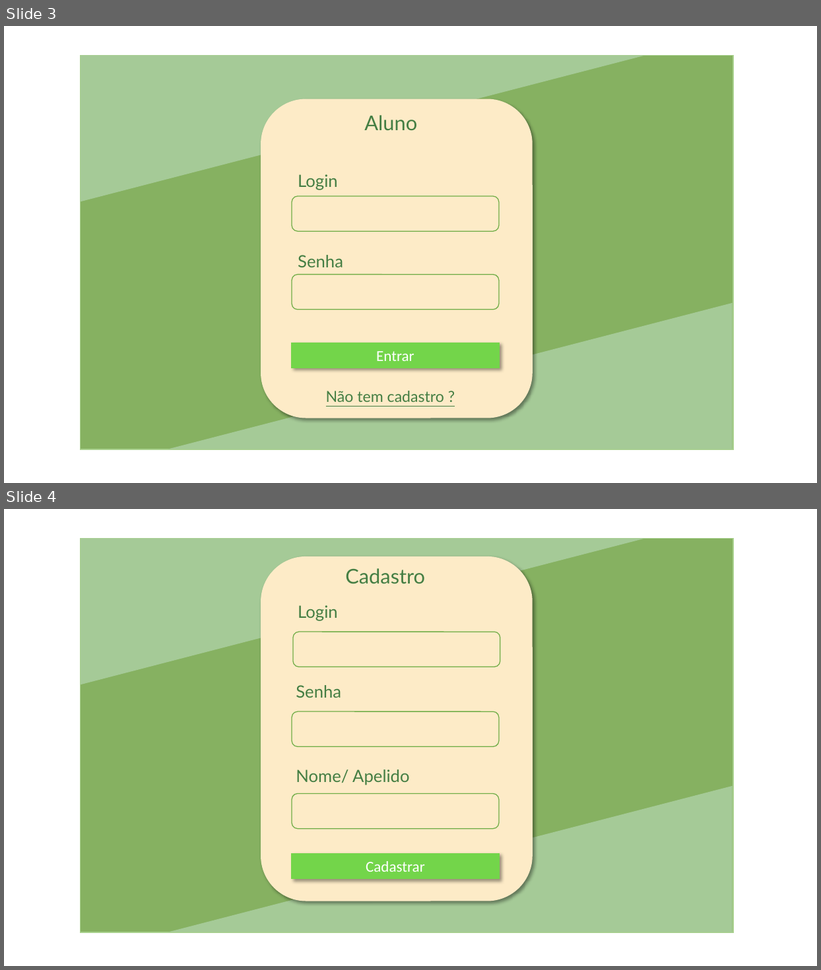
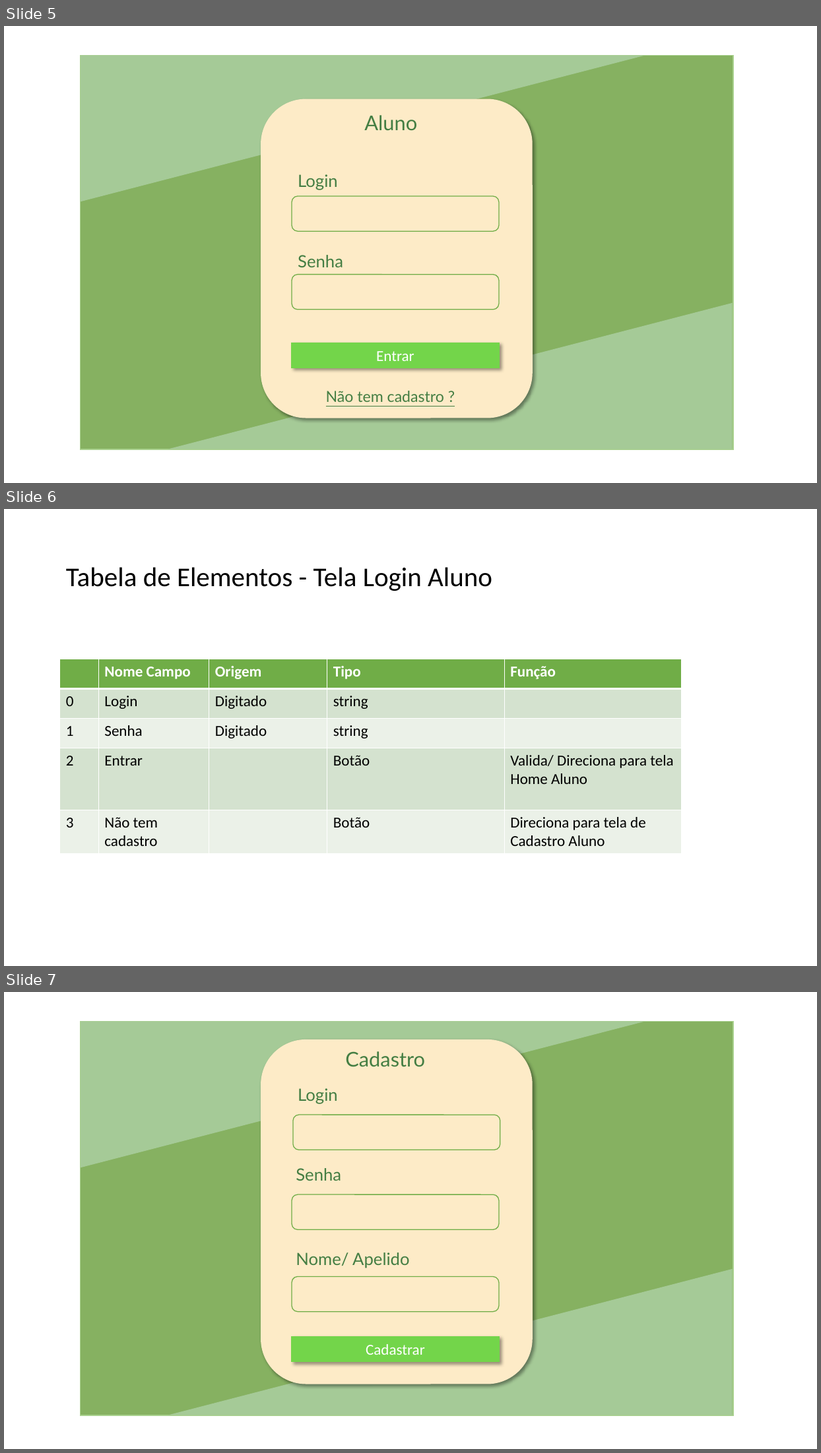
Before and after one commit to NathanReis/FTT-Recicla, a slide deck: DocumentacaoProjeto/Protótipo_Visual.pptx. Shown one above the other, each under a label of ours: slides 3 and 4 before the commit, slides 5, 6 and 7 after it. The pictures are 821x970 and 821x1453 pixels, drawn with LibreOffice and Linux fonts; fonts in the diff are those of the drawing. Boxes give left, top, right and bottom in pixels: in the first picture for what was removed or moved away, otherwise in the second. Text is boxed around its words. In the diff, an @@ line names an element or a change of style, - is before the commit and + after.

Commit message:
Adicionando a tela de acesso a tela do aluno e criando as tabela de elementos das telas

```diff
--- a/DocumentacaoProjeto/Protótipo_Visual.pptx
+++ b/DocumentacaoProjeto/Protótipo_Visual.pptx
@@ slide 6 added at box(4, 509, 817, 966), background #FFFFFF @@
@@ title added at box(66, 567, 492, 591), 32 pt, text #000000 @@
+Tabela de Elementos - Tela Login Aluno
@@ table added at box(60, 659, 682, 852), 5 rows, 5 columns @@
+ | Nome Campo | Origem | Tipo | Função
+0 | Login | Digitado | string | 
+1 | Senha | Digitado | string | 
+2 | Entrar |  | Botão | Valida/ Direciona para tela Home Aluno
+3 | Não tem cadastro |  | Botão | Direciona para tela de Cadastro Aluno
@@ what was slide 3 is now slide 5 @@
@@ what was slide 4 is now slide 7 @@
```
Also in this commit, not shown: 3 slides changed, 18 other slides added, 1 other file.
